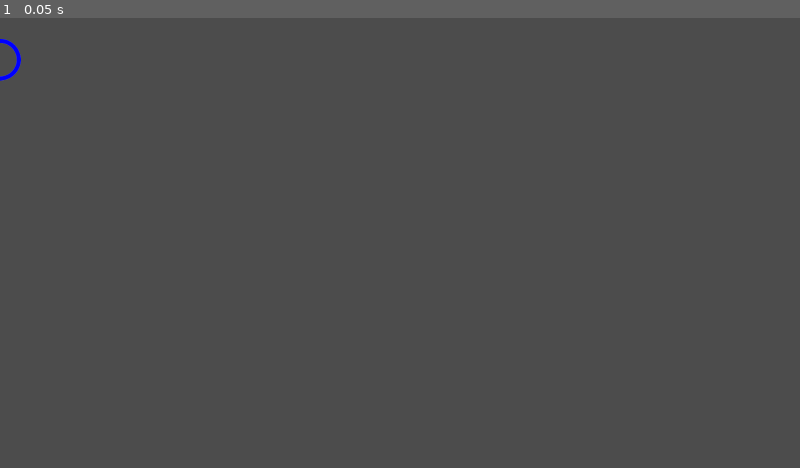
Above: before the commit, frame 1.
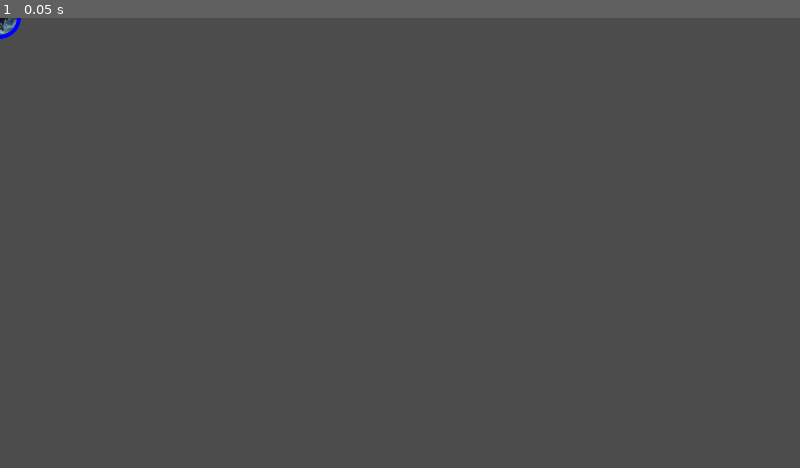
Above: after the commit, the same moment.

Repository: jakingy/RuneJam
Game: Godot game, scene res://scenes/map_marker.tscn
Two runs of this game, one before a commit and one after it. Both use one fixed random seed, a clock stepped at 60 frames per second and the inputs below. The project has no main scene, so this scene is started directly.
Inputs:
- Up to frame 1 (0.05 s): no input

The runs differ from the first frame. In frame 1, 0.2% of the frame differs, in the area x 0-3%, y 0-14%.

Commit message:
add portrait and reorganize assets folder

Diff:
--- /dev/null
+++ b/scenes/map_marker.gdshader
@@ -0,0 +1,15 @@
+shader_type canvas_item;
+
+void vertex() {
+	// Called for every vertex the material is visible on.
+}
+
+void fragment() {
+	float dist = distance(UV, vec2(0.5));
+	COLOR.a *= step(dist, 0.5);
+}
+
+//void light() {
+//	// Called for every pixel for every light affecting the CanvasItem.
+//	// Uncomment to replace the default light processing function with this one.
+//}
--- a/scenes/map_marker.tscn
+++ b/scenes/map_marker.tscn
@@ -1,7 +1,12 @@
 [gd_scene format=3 uid="uid://ch8on2xej3olr"]
 
-[ext_resource type="Texture2D" uid="uid://cx31cqts0mt4p" path="res://assets/HealthRingEmpty.png" id="1_t8lt4"]
-[ext_resource type="Texture2D" uid="uid://cknvth8xdpbss" path="res://assets/HealthRing.png" id="2_6kfhq"]
+[ext_resource type="Shader" uid="uid://dyr4d25ogsa0w" path="res://scenes/map_marker.gdshader" id="1_8qftl"]
+[ext_resource type="Texture2D" uid="uid://cx31cqts0mt4p" path="res://assets/marker/HealthRingEmpty.png" id="1_t8lt4"]
+[ext_resource type="Texture2D" uid="uid://cknvth8xdpbss" path="res://assets/marker/HealthRing.png" id="2_6kfhq"]
+[ext_resource type="Texture2D" uid="uid://bhvlk8cgleybv" path="res://assets/marker/placeholder_portrait.jpg" id="2_rbw48"]
+
+[sub_resource type="ShaderMaterial" id="ShaderMaterial_reat5"]
+shader = ExtResource("1_8qftl")
 
 [node name="MapMarker" type="Node2D" unique_id=903501902]
 
@@ -9,15 +14,18 @@
 
 [node name="Visual" type="Node2D" parent="." unique_id=1467533242]
 
+[node name="Portrait" type="Sprite2D" parent="Visual" unique_id=864888150]
+material = SubResource("ShaderMaterial_reat5")
+scale = Vector2(0.35, 0.35)
+texture = ExtResource("2_rbw48")
+
 [node name="HealthRing" type="TextureProgressBar" parent="Visual" unique_id=1470271008]
 offset_left = -50.0
-offset_top = 50.0
+offset_top = -50.0
 offset_right = 50.0
-offset_bottom = 150.0
+offset_bottom = 50.0
 value = 75.0
 fill_mode = 4
 texture_under = ExtResource("1_t8lt4")
 texture_progress = ExtResource("2_6kfhq")
 tint_progress = Color(0, 0, 1, 1)
-
-[node name="Sprite2D" type="Sprite2D" parent="Visual" unique_id=864888150]
Binary file added: assets/map/placeholder_map.jpg
Not shown, changed: assets/map/placeholder_map.jpg.import
Renamed: assets/HealthRing.png -> assets/marker/HealthRing.png
Not shown, changed: assets/marker/HealthRing.png.import
Renamed: assets/HealthRingEmpty.png -> assets/marker/HealthRingEmpty.png
Not shown, added: assets/marker/HealthRingEmpty.png.import
Binary file added: assets/marker/placeholder_portrait.jpg
Not shown, added: assets/marker/placeholder_portrait.jpg.import
Not shown, added: scenes/map_marker.gdshader.uid
